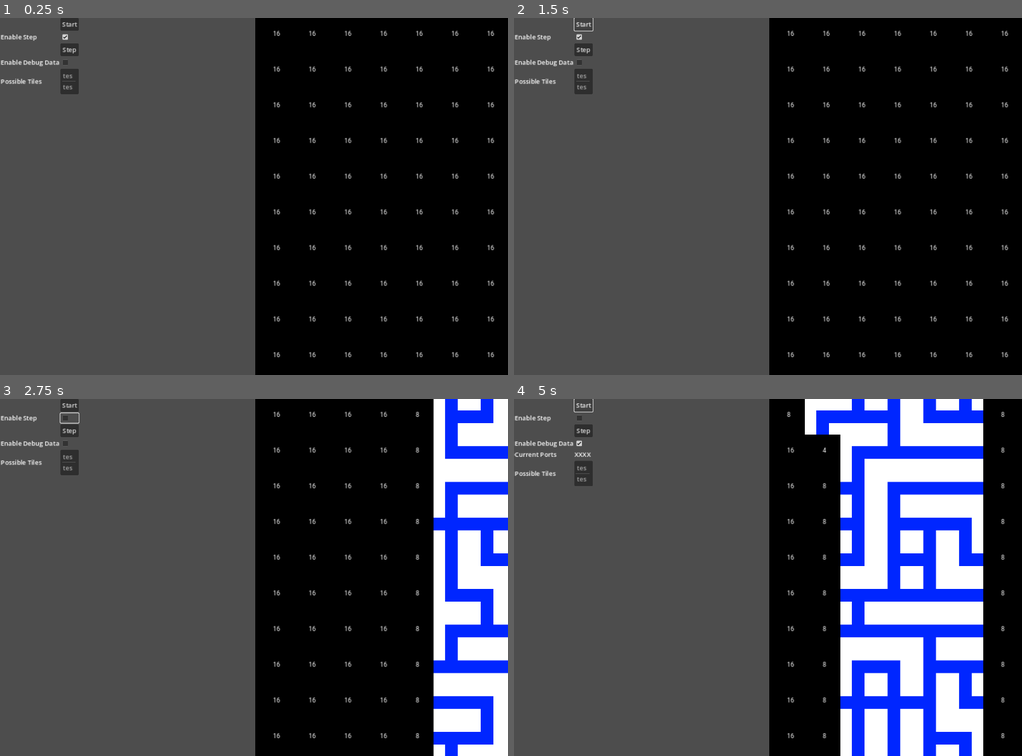
Above: before the commit, frames 1-4 (two rows, left to right).
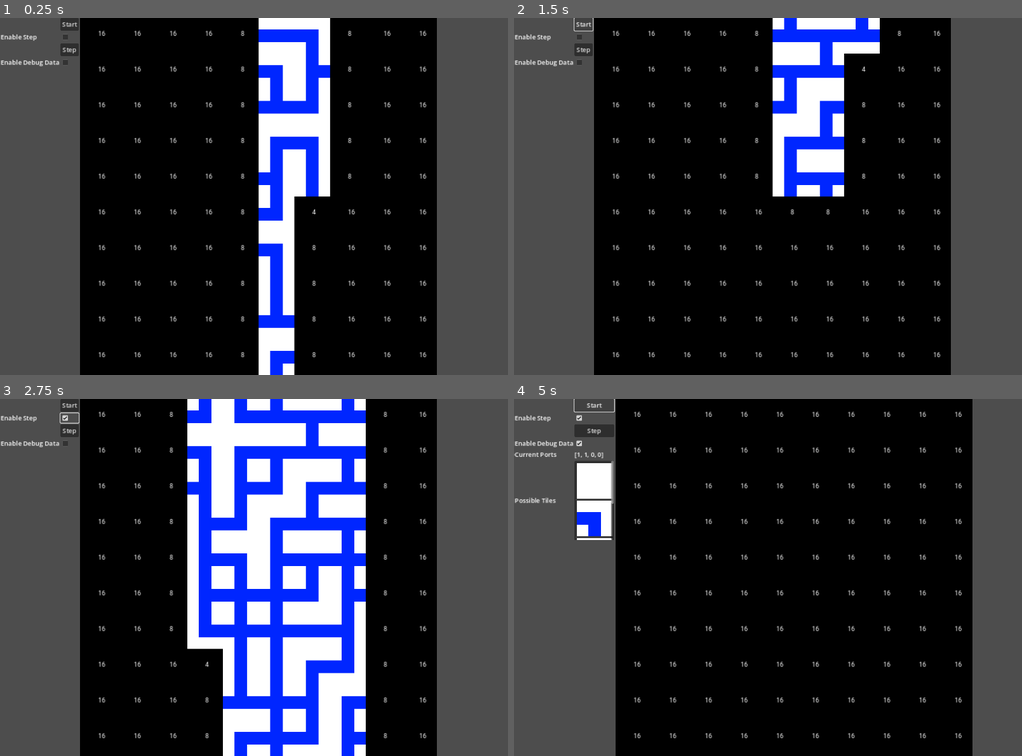
Above: after the commit, the same moments.

Repository: cospan/godot-wave-function-collapse
Game: Godot game, scene res://game/game.tscn
Two runs of this game, one before a commit and one after it. Both use one fixed random seed, a clock stepped at 60 frames per second and the inputs below.
Inputs (mouse positions are in pixels of both pictures, inside the frame that each line leads up to):
- Up to frame 1 (0.25 s): no input
- Up to frame 2 (1.5 s): click "Start" at 0.5 s; click "Start" at 1.25 s
- Up to frame 3 (2.75 s): click (71, 416) at 2.02 s
- Up to frame 4 (5 s): click "Step" at 2.75 s; click (585, 441) at 3.52 s; click "Start" at 4.25 s

The runs differ from the first frame. In frame 1, 60% of the frame differs, in the area x 0-100%, y 0-100%; in frame 2, 57%; in frame 3, 71%; in frame 4, 69%.

Commit message:
Created web app

Diff:
--- a/game/game.gd
+++ b/game/game.gd
@@ -10,7 +10,8 @@
 @export var MAX_TILE_COUNT_HEIGHT = 20
 @export var ENABLE_EDGE = true
 
-@export var DEFAULT_ENABLE_STEP = true
+#@export var DEFAULT_ENABLE_STEP = true
+@export var DEFAULT_ENABLE_STEP = false
 
 
 @export var texture_empty = preload("res://assets/wfc_empty.png")
@@ -80,7 +81,7 @@
     m_debug_props["step_button"] = {"type": "Button", "name": "Step"}
     m_debug_props["enable debug data"] = {"type": "CheckBox", "value": false, "name": "Enable Debug Data"}
     m_debug_props["current_ports"] = {"type": "Label", "name":"Current Ports", "value":"XXXX", "visible": false}
-    m_debug_props["possible_tiles"] = {"type": "ItemList", "name":"Possible Tiles", "items":["test1", "test2"]}
+    m_debug_props["possible_tiles"] = {"type": "ItemList", "name":"Possible Tiles", "size": Vector2(100, 200), "visible": false}
     #m_debug_props["tile width count"] = {"type": "HSlider", "min": MIN_TILE_COUNT_WIDTH, "max": MAX_TILE_COUNT_WIDTH, "step": 1, "value": m_tile_count_width, "name": "Tile Width Count"}
     #m_debug_props["tile_width_count_view"] = {"type":"LineEdit", "value": str(m_tile_count_width), "name": "", "readonly": true}
     #m_debug_props["tile height count"] = {"type": "HSlider", "min": MIN_TILE_COUNT_WIDTH, "max": MAX_TILE_COUNT_HEIGHT, "step": 1, "value": m_tile_count_height, "name": "Tile Height Count"}
@@ -101,6 +102,14 @@
             update_all_wfc_tiles()
             m_wfc_image_viewer.highlight_neighbors(m_wfc.m_dbg_tile_neighbors)
             m_wfc_image_viewer.highlight_box(m_wfc.m_dbg_tile_position)
+            m_debug_property_view.set_value("current_ports", str(m_wfc.m_dbg_tile_sockets))
+            # Create a list with both the strings and images
+            var possible_tiles = Array()
+            for tile in m_wfc.m_dbg_valid_tiles:
+                possible_tiles.append([tile, m_tile_dict[tile]["image"]])
+            print ("Possible Children: %s" % str(m_wfc.m_dbg_valid_tiles))
+            #m_debug_property_view.set_value("possible_tiles", m_wfc.m_dbg_valid_tiles)
+            m_debug_property_view.set_value("possible_tiles", possible_tiles)
     elif m_processing:
         m_processing = m_wfc.step(m_priority_tile_pos)
         m_priority_tile_pos = null
@@ -111,6 +120,7 @@
 
 func enable_debug_view(enable:bool):
     m_debug_property_view.set_prop_visible("current_ports", enable)
+    m_debug_property_view.set_prop_visible("possible_tiles", enable)
 
 func update_all_wfc_tiles():
     for i in range(m_tile_count_width):
@@ -122,7 +132,6 @@
                 #print ("Updating Tile to new entropy: %s" % str([i, j, tile_name, view_entropy, model_entropy]))
                 # We should update
                 m_wfc_image_viewer.set_tile(i, j, m_tile_dict[tile_name]["image"], model_entropy)
-
 
 func apply_soft_constraints(tiles:Array):
     # We have a list of tiles, we need to apply the soft constraints to them
@@ -154,7 +163,6 @@
     var collapsed_tile = tiles[weighted_random_select(weighted_tiles)]
     #print ("Tiles: %s" % str(tiles, weighted_tiles, collapsed_tile))
     #print ("Tile: %s" % str(collapsed_tile))
-
     return collapsed_tile
 
 func weighted_random_select(weights:Array) -> int:
@@ -171,7 +179,6 @@
         if rand < cumulative_sum[i]:
             return i
     return cumulative_sum.size() - 1
-
 
 func create_tile_dictionary() -> Dictionary:
     var tile_dict = Dictionary()
@@ -307,10 +314,21 @@
     m_priority_tile_pos = Vector2i(randi_range(0, (m_tile_count_width - 1)), randi_range(0, (m_tile_count_height - 1)))
     m_wfc.initialize(m_tile_count_width, m_tile_count_height, 0, m_tile_dict, 0, ENABLE_EDGE, apply_soft_constraints)
     update_all_wfc_tiles()
+    #m_wfc_image_viewer.set_size(m_wfc_image_viewer.m_texture_size)
+
     #m_wfc_image_viewer.highlight_neighbors(m_wfc.m_dbg_tile_neighbors)
     #m_wfc_image_viewer.highlight_box(m_wfc.m_dbg_tile_position)
-
+    call_deferred("update_hbox_size")
+
+func update_hbox_size():
+    #var hbox = $hbox
+    m_wfc_image_viewer.custom_minimum_size = m_wfc_image_viewer.m_texture_size
+    #m_wfc_image_viewer.set_size(m_wfc_image_viewer.m_texture_size)
 
 func _on_wfc_image_viewer_tile_selected(pos):
     m_priority_tile_pos = pos
     m_step = true
+
+func _on_gui_input(event):
+    if event is InputEventMouseButton:
+        print ("Game Input Mouse Event: %s" % str(event))
--- a/game/game.tscn
+++ b/game/game.tscn
@@ -31,23 +31,19 @@
 grow_vertical = 2
 
 [node name="DictProperty" parent="hbox" instance=ExtResource("2_las2g")]
-custom_minimum_size = Vector2(300, 0)
+custom_minimum_size = Vector2(100, 0)
 layout_mode = 2
-size_flags_horizontal = 3
-size_flags_vertical = 1
 
 [node name="wfc_image_viewer" type="Control" parent="hbox"]
 layout_mode = 2
-size_flags_horizontal = 3
+size_flags_horizontal = 2
+size_flags_vertical = 0
 theme = SubResource("Theme_hldb1")
 script = ExtResource("3_7vixg")
 
-[node name="ItemList" type="ItemList" parent="hbox"]
-visible = false
-layout_mode = 2
-
 [node name="WFC" parent="." instance=ExtResource("2_frcnx")]
 
+[connection signal="gui_input" from="." to="." method="_on_gui_input"]
 [connection signal="property_changed" from="hbox/DictProperty" to="." method="_on_dict_property_property_changed"]
 [connection signal="gui_input" from="hbox/wfc_image_viewer" to="hbox/wfc_image_viewer" method="_on_gui_input"]
 [connection signal="tile_selected" from="hbox/wfc_image_viewer" to="." method="_on_wfc_image_viewer_tile_selected"]
--- a/game/wfc_image_viewer.gd
+++ b/game/wfc_image_viewer.gd
@@ -1,6 +1,7 @@
 extends Control
 
 var m_image_texture:ImageTexture = null
+var m_texture_size:Vector2i = Vector2i(-1, -1)
 var m_image:Image = null
 var m_entropy_2darray:Array
 var m_font
@@ -11,7 +12,7 @@
 var m_highlight_pos:Vector2i = Vector2i(-1, -1)
 var m_highlight_neighbor_positions:Array = []
 var m_original_size:Vector2 = Vector2(-1, -1)
-var m_scale:Vector2 = Vector2(-1, -1)
+var m_scale:Vector2 = Vector2(1,1)
 var m_shrink_scale:Vector2 = Vector2(-1, -1)
 var m_shrink_flag:bool = false
 
@@ -23,10 +24,9 @@
 func _ready():
     m_font = theme.default_font
     m_font_size = theme.default_font_size
-    pass
 
 func set_texture_and_image_sizes(tile_size:Vector2i, count_x:int, count_y:int) -> void:
-    var texture_size = Vector2i(tile_size.x * count_x, tile_size.y * count_y)
+    m_texture_size = Vector2i(tile_size.x * count_x, tile_size.y * count_y)
     m_tile_size = tile_size
     m_tile_count = Vector2i(count_x, count_y)
     m_entropy_2darray = []
@@ -37,14 +37,14 @@
         for j in range(count_y):
             m_entropy_2darray[i][j] = -1
 
-    m_image = Image.create(texture_size.x, texture_size.y, false, Image.FORMAT_RGBA8)
+    m_image = Image.create(m_texture_size.x, m_texture_size.y, false, Image.FORMAT_RGBA8)
     m_image.fill(Color(0, 0, 0, 1))
     m_image_texture = ImageTexture.create_from_image(m_image)
-    set_size(texture_size)
+    set_size(m_texture_size)
     if m_original_size.x == -1:
-        m_original_size = texture_size
+        m_original_size = m_texture_size
     else:
-        m_scale = Vector2(float(m_original_size.x) / float(texture_size.x), float(m_original_size.y) / float(texture_size.y))
+        m_scale = Vector2(float(m_original_size.x) / float(m_texture_size.x), float(m_original_size.y) / float(m_texture_size.y))
         m_shrink_scale = Vector2(m_scale.x * SHRINK_SCALE, m_scale.y * SHRINK_SCALE)
         if m_shrink_flag:
             scale = m_shrink_scale
@@ -57,7 +57,6 @@
         scale = m_shrink_scale
     else:
         scale = m_scale
-
 
 func highlight_box(pos:Vector2i):
     m_highlight_pos = pos
@@ -110,19 +109,19 @@
             var pos = Vector2(m_highlight_pos.x * m_tile_size.x, m_highlight_pos.y * m_tile_size.y)
             draw_rect(Rect2(pos, Vector2(m_tile_size.x, m_tile_size.y)), Color(1, 0, 0, 0.5))
 
-        #get_global_rect()
-
-
 func _on_gui_input(event:InputEvent):
     var pos = Vector2i(-1, -1)
-    #print ("HI!")
     if event is InputEventMouseButton:
         #print ("Mouse Event")
         if event.button_index == 1 && event.pressed == true:
-          pos.x = (event.position.x / m_tile_size.x) * m_scale.x
-          pos.y = (event.position.y / m_tile_size.y) * m_scale.y
-          print ("pos: ", pos)
-          emit_signal("tile_selected", pos)
+            print ("Global Position: %s" % str(event.global_position))
+            print ("Event Position: %s" % str(event.position))
+            print ("Tile Size: %s" % str(m_tile_size))
+
+            pos.x = (event.position.x / m_tile_size.x) * m_scale.x
+            pos.y = (event.position.y / m_tile_size.y) * m_scale.y
+            print ("pos: ", pos)
+            emit_signal("tile_selected", pos)
 
         print ("Global Rects: %s" % str(get_global_rect()))
         #print ("Full Screen Size: %s" % str(get_))
--- a/project.godot
+++ b/project.godot
@@ -12,7 +12,7 @@
 
 config/name="wfc_tiles"
 run/main_scene="res://game/game.tscn"
-config/features=PackedStringArray("4.2", "Forward Plus")
+config/features=PackedStringArray("4.1", "Forward Plus")
 config/icon="res://icon.svg"
 
 [display]
--- a/utils/DictProperty.gd
+++ b/utils/DictProperty.gd
@@ -89,7 +89,12 @@
                 add_child(prop)
                 m_widget_dict[key] = {"type": property_dict[key]["type"], "label": label, "widget": prop}
             "ItemList":
+                var scroll_box = ScrollContainer.new()
                 prop = ItemList.new()
+                scroll_box.add_child(prop)
+                if "size" in property_dict[key]:
+                    scroll_box.custom_minimum_size = property_dict[key]["size"]
+                    prop.custom_minimum_size = property_dict[key]["size"]
                 prop.auto_height = true
                 if "items" in property_dict[key]:
                     for item in property_dict[key]["items"]:
@@ -111,7 +116,8 @@
                         elif item is Texture2D:
                             prop.add_item("", item)
 
-                add_child(prop)
+                #add_child(prop)
+                add_child(scroll_box)
                 m_widget_dict[key] = {"type": property_dict[key]["type"], "label": label, "widget": prop}
             _:
                 print ("Unknown Property: %s" % key["type"])
@@ -120,6 +126,8 @@
         if property_dict[key].has("visible"):
             label.visible = property_dict[key]["visible"]
             if prop:
+                if prop.get_parent() is ScrollContainer:
+                    prop = prop.get_parent()
                 prop.visible = property_dict[key]["visible"]
 
 
@@ -137,7 +145,10 @@
         return
 
     m_widget_dict[n]["label"].visible = enable
-    m_widget_dict[n]["widget"].visible = enable
+    var prop = m_widget_dict[n]["widget"]
+    if prop.get_parent() is ScrollContainer:
+        prop = prop.get_parent()
+    prop.visible = enable
 
 func set_value(n, value):
     if !m_widget_dict.has(n):
@@ -172,6 +183,30 @@
             m_widget_dict[n]["widget"].selected = value
         "Label":
             m_widget_dict[n]["widget"].text = value
+        "ItemList":
+            m_widget_dict[n]["widget"].clear()
+            for item in value:
+                if item is Array:
+                    var sub_texture = Texture2D
+                    var sub_string = ""
+                    var sub_select = false
+                    for sub_item in item:
+                        if sub_item is String:
+                            sub_string = sub_item
+                        if sub_item is Image:
+                            sub_texture = ImageTexture.create_from_image(sub_item)
+                        if sub_item is Texture2D:
+                            sub_texture = sub_item
+                        if sub_item is bool:
+                            sub_select = sub_item
+
+                    m_widget_dict[n]["widget"].add_item(sub_string, sub_texture, sub_select)
+                elif item is String:
+                    m_widget_dict[n]["widget"].add_item(item)
+                elif item is Texture2D:
+                    m_widget_dict[n]["widget"].add_item("", item)
+
+
 
 func _property_update(property_name, property_value):
     property_changed.emit(property_name, property_value)
--- a/wfc/wfc.gd
+++ b/wfc/wfc.gd
@@ -14,7 +14,7 @@
 var m_dbg_tile_sockets:Array = Array()
 var m_dbg_tile_position:Vector2i = Vector2i(-1, -1)
 var m_dbg_tile_neighbors:Array = Array()
-var m_dbg_hard_constraints:Array = Array()
+var m_dbg_valid_tiles:Array = Array()
 
 signal soft_constraint
 
@@ -79,7 +79,7 @@
         m_dbg_tile_position = tile_pos
         m_dbg_tile_neighbors = adjacent_tile_positions
         m_dbg_tile_sockets = adjacent_tile_sockets
-        m_dbg_hard_constraints = valid_tiles
+        m_dbg_valid_tiles = valid_tiles.duplicate()
 
         if tile_pos is Vector2i:
             m_tile_map[tile_pos.x][tile_pos.y] = {"type": collapsed_tile_name, "entropy": 1}
Not shown, changed: export_presets.cfg
